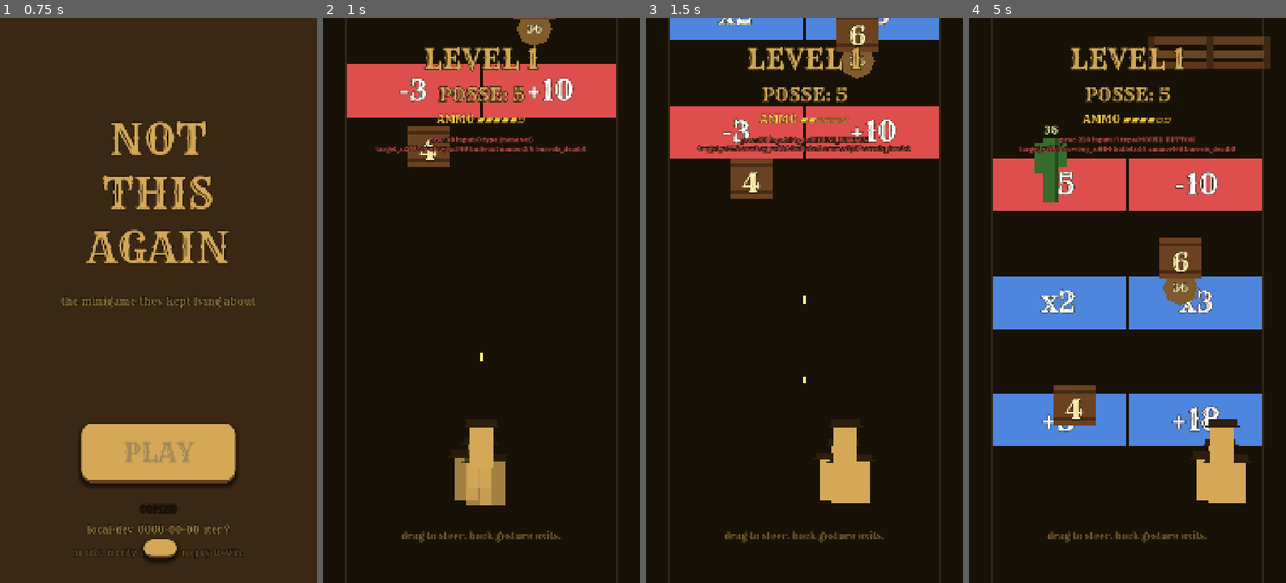
Above: before the commit, frames 1-4 (left to right).
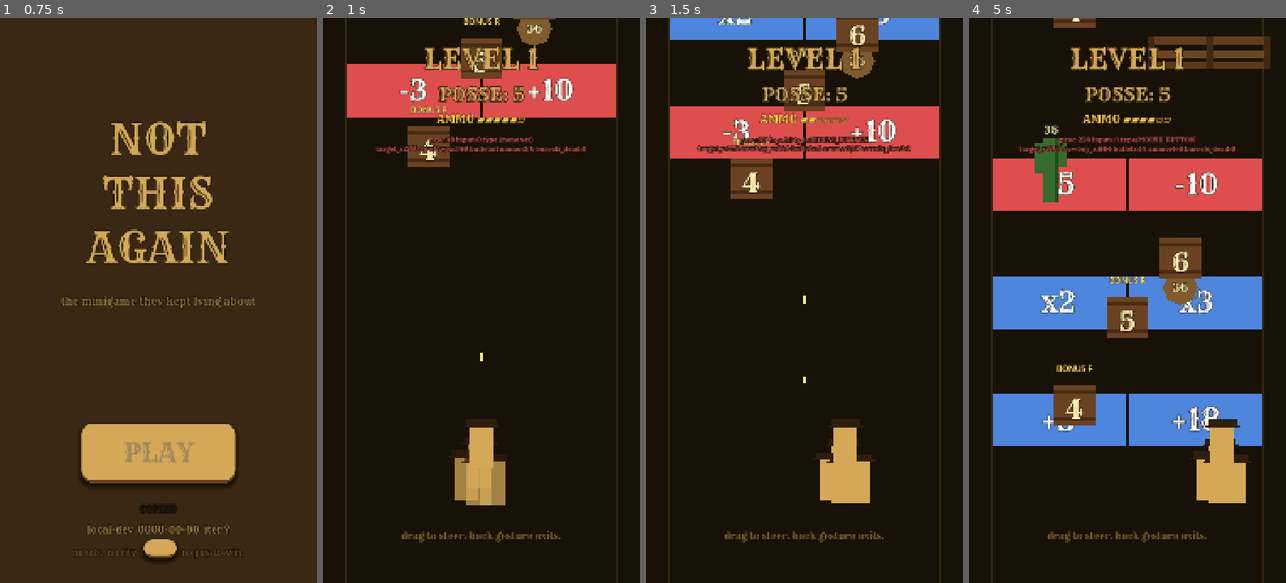
Above: after the commit, the same moments.

Repository: Joeputin100/Not_This_Again
Game: Godot game, scene res://scenes/main_menu.tscn
Two runs of this game, one before a commit and one after it. Both use one fixed random seed, a clock stepped at 60 frames per second and the inputs below.
Inputs (mouse positions are in pixels of both pictures, inside the frame that each line leads up to):
- Up to frame 1 (0.75 s): click "PLAY" at 0.5 s
- Up to frame 2 (1 s): no input
- Up to frame 3 (1.5 s): tap Enter at 1.25 s; move the mouse to (874, 272) at 1.27 s; hold Shift from 1.28 s (still down); click (874, 272) at 1.42 s
- Up to frame 4 (5 s): release Shift at 2 s; drag from (1064, 328) to (1111, 413) at 2.02 s; move the mouse to (1159, 176) at 2.77 s; tap Ctrl at 2.85 s; click (1159, 176) at 2.92 s; drag from (1111, 413) to (1032, 215) at 3.52 s; move the mouse to (1222, 385) at 4.27 s; tap Alt at 4.35 s; click (1222, 385) at 4.42 s

Frame 1 is identical in both runs. In frame 2, 0.8% of the frame differs, in the area x 27-57%, y 0-17%; in frame 3, 0.8%; in frame 4, 1.4%, in the area x 26-57%, y 0-63%.

Commit message:
iter 22b: power-up barrels + bonus drop + auto-equip + 31 tests
Power-up barrels carry a visible "BONUS X" indicator. When shot to
pieces they spawn a Bonus pickup that scrolls down with the level.
On cowboy contact the bonus auto-equips — no tap-to-take, the
strategic choice was made when the player decided to shoot the
barrel. Three initial bonus types:
  fast_fire   — gun.fire_interval *= 0.7 (30% faster)
  extra_dude  — posse_count += 2
  rifle       — swap to caliber-3, 900px range, slower-firing rifle
                (tradeoff weapon — not a strict upgrade)

Co-Authored-By: Claude Opus 4.7 <noreply@anthropic.com>

Diff:
--- /dev/null
+++ b/godot/scenes/bonus.tscn
@@ -0,0 +1,70 @@
+[gd_scene load_steps=3 format=3 uid="uid://b0nttg_bonus_001"]
+
+[ext_resource type="Script" path="res://scripts/bonus.gd" id="1_bonus"]
+[ext_resource type="Theme" path="res://assets/theme.tres" id="2_theme"]
+
+[node name="Bonus" type="Node2D"]
+script = ExtResource("1_bonus")
+
+[node name="Glow" type="ColorRect" parent="."]
+offset_left = -32.0
+offset_top = -32.0
+offset_right = 32.0
+offset_bottom = 32.0
+color = Color(1, 0.85, 0.3, 0.4)
+mouse_filter = 2
+
+[node name="Body" type="ColorRect" parent="."]
+offset_left = -25.0
+offset_top = -25.0
+offset_right = 25.0
+offset_bottom = 25.0
+color = Color(1, 0.92, 0.55, 1)
+mouse_filter = 2
+
+[node name="Border" type="ColorRect" parent="."]
+offset_left = -25.0
+offset_top = -25.0
+offset_right = 25.0
+offset_bottom = -21.0
+color = Color(0.35, 0.22, 0.08, 1)
+mouse_filter = 2
+
+[node name="BorderBottom" type="ColorRect" parent="."]
+offset_left = -25.0
+offset_top = 21.0
+offset_right = 25.0
+offset_bottom = 25.0
+color = Color(0.35, 0.22, 0.08, 1)
+mouse_filter = 2
+
+[node name="BorderLeft" type="ColorRect" parent="."]
+offset_left = -25.0
+offset_top = -25.0
+offset_right = -21.0
+offset_bottom = 25.0
+color = Color(0.35, 0.22, 0.08, 1)
+mouse_filter = 2
+
+[node name="BorderRight" type="ColorRect" parent="."]
+offset_left = 21.0
+offset_top = -25.0
+offset_right = 25.0
+offset_bottom = 25.0
+color = Color(0.35, 0.22, 0.08, 1)
+mouse_filter = 2
+
+[node name="Letter" type="Label" parent="."]
+offset_left = -25.0
+offset_top = -25.0
+offset_right = 25.0
+offset_bottom = 25.0
+theme = ExtResource("2_theme")
+theme_override_colors/font_color = Color(0.25, 0.13, 0.05, 1)
+theme_override_colors/font_outline_color = Color(1, 0.95, 0.7, 1)
+theme_override_constants/outline_size = 3
+theme_override_font_sizes/font_size = 32
+text = "?"
+horizontal_alignment = 1
+vertical_alignment = 1
+mouse_filter = 2
--- a/godot/scenes/level.tscn
+++ b/godot/scenes/level.tscn
@@ -55,15 +55,26 @@
 [node name="Barrel1" parent="." instance=ExtResource("4_barrel")]
 position = Vector2(360, 400)
 max_hp = 4
+bonus_type = "fast_fire"
 
 [node name="Tumbleweed1" parent="." instance=ExtResource("5_tw")]
 position = Vector2(720, 0)
 
+[node name="BarrelRifle" parent="." instance=ExtResource("4_barrel")]
+position = Vector2(540, 100)
+max_hp = 5
+bonus_type = "rifle"
+
 [node name="Cactus1" parent="." instance=ExtResource("6_cactus")]
 position = Vector2(280, -400)
 
 [node name="Barricade1" parent="." instance=ExtResource("7_barricade")]
 position = Vector2(820, -800)
+
+[node name="BarrelExtraDude" parent="." instance=ExtResource("4_barrel")]
+position = Vector2(360, -950)
+max_hp = 4
+bonus_type = "extra_dude"
 
 [node name="ChickenCoop1" parent="." instance=ExtResource("8_coop")]
 position = Vector2(540, -1100)
--- a/godot/scripts/barrel.gd
+++ b/godot/scripts/barrel.gd
@@ -3,11 +3,23 @@
 # A wooden barrel barricade — scrolls down toward the cowboy at scroll_speed,
 # takes max_hp shots before being destroyed. HP label on top updates per hit.
 # Added to "barrels" group so level.gd's collision pass can find it.
+#
+# Power-up variant: if bonus_type is set in the scene editor (or via
+# code), a small "BONUS" letter floats above the barrel and a Bonus
+# pickup is spawned at the barrel's position when it's shot to pieces.
+# The cowboy auto-equips on collision — no UI prompt. See bonus.gd.
 
 signal destroyed(barrel_x: float)
 
+const BonusScene = preload("res://scenes/bonus.tscn")
+const BonusScript = preload("res://scripts/bonus.gd")
+
 @export var max_hp: int = 4
 @export var scroll_speed: float = 220.0
+# Non-empty means this barrel carries a power-up. The Bonus spawned on
+# destruction inherits this string. Recognized values are defined in
+# level.gd's _equip_bonus(): "fast_fire", "extra_dude", "rifle".
+@export var bonus_type: String = ""
 
 const SIZE: Vector2 = Vector2(140, 140)
 
@@ -21,6 +33,12 @@
 	hp = max_hp
 	_refresh_hp_label()
 	add_to_group("barrels")
+	# If this is a power-up barrel, telegraph it with an indicator label
+	# above the barrel body so the player can decide BEFORE shooting
+	# whether they want what's inside. Genuine strategic choice — the
+	# core design intent for bonuses.
+	if bonus_type != "":
+		_add_bonus_indicator()
 
 func _process(delta: float) -> void:
 	if _destroyed:
@@ -43,6 +61,12 @@
 	if hp <= 0:
 		_destroyed = true
 		destroyed.emit(position.x)
+		# Spawn the bonus pickup BEFORE the destroy animation starts so
+		# the pickup inherits the live position. The animation tween
+		# scales/fades this node — by that point the bonus is already a
+		# sibling under the level and continues scrolling independently.
+		if bonus_type != "":
+			_spawn_bonus_drop()
 		_play_destroy_animation()
 		return true
 	return false
@@ -67,3 +91,34 @@
 		.set_trans(Tween.TRANS_BACK).set_ease(Tween.EASE_OUT)
 	await tween.finished
 	queue_free()
+
+# Adds a glowing "BONUS / <letter>" indicator floating just above the
+# barrel body. The letter is whatever bonus.gd::letter_for() returns for
+# this bonus_type, so the visual stays consistent with the dropped icon.
+func _add_bonus_indicator() -> void:
+	var label := Label.new()
+	label.text = "BONUS " + BonusScript.letter_for(bonus_type)
+	# Hover above the barrel (body top is at y=-70, leave a 30px gap).
+	label.position = Vector2(-90, -150)
+	label.size = Vector2(180, 50)
+	label.add_theme_font_size_override("font_size", 28)
+	label.add_theme_color_override("font_color", Color(1, 0.9, 0.45, 1))
+	label.add_theme_color_override("font_outline_color", Color(0.18, 0.1, 0.03, 1))
+	label.add_theme_constant_override("outline_size", 6)
+	label.horizontal_alignment = HORIZONTAL_ALIGNMENT_CENTER
+	label.vertical_alignment = VERTICAL_ALIGNMENT_CENTER
+	label.mouse_filter = Control.MOUSE_FILTER_IGNORE
+	add_child(label)
+
+# Instantiates a Bonus pickup at this barrel's position and parents it
+# to the level (the barrel's parent). The bonus inherits scrolling
+# behavior from bonus.gd and will despawn off-bottom or be auto-equipped
+# on cowboy contact (handled by level.gd's collision pass).
+func _spawn_bonus_drop() -> void:
+	var level := get_parent()
+	if not level:
+		return
+	var bonus := BonusScene.instantiate()
+	bonus.bonus_type = bonus_type
+	bonus.position = position
+	level.add_child(bonus)
--- /dev/null
+++ b/godot/scripts/bonus.gd
@@ -0,0 +1,54 @@
+extends Node2D
+
+# A bonus pickup dropped by a destroyed power-up barrel. Scrolls down at
+# SCROLL_SPEED until the cowboy collides with it, at which point the
+# level auto-equips the effect — NO tap-to-take prompt. The user's
+# explicit design intent: a calculated player choice (is this rifle
+# better than my six-shooter? do I want +2 dudes or do I trust my aim?).
+# Tap-to-take would have broken the pacing; auto-equip preserves it.
+#
+# bonus_type strings recognized by level.gd's _equip_bonus():
+#   "fast_fire"   — multiplies _gun.fire_interval by 0.7 (30% faster)
+#   "extra_dude"  — posse_count += 2
+#   "rifle"       — swap _gun to a slower, longer-range, harder-hitting Rifle
+#
+# Joins the "bonuses" group so level.gd's collision pass can find it.
+
+signal equipped(type: String)
+
+const SCROLL_SPEED: float = 220.0  # match barrels / obstacles
+const SIZE: Vector2 = Vector2(50, 50)
+const DESPAWN_Y: float = 2200.0
+
+@export var bonus_type: String = ""
+
+func _ready() -> void:
+	add_to_group("bonuses")
+	# Update the icon letter to match this bonus's type. The scene's
+	# default text is "?" so an uninitialized bonus is visually obvious.
+	var letter: Label = get_node_or_null("Letter") as Label
+	if letter:
+		letter.text = letter_for(bonus_type)
+
+# Public so tests + scene editor can preview the mapping. Each bonus
+# type gets a one- or two-glyph hint icon.
+static func letter_for(type: String) -> String:
+	match type:
+		"fast_fire": return "F"
+		"extra_dude": return "+D"
+		"rifle": return "R"
+		_: return "?"
+
+func _process(delta: float) -> void:
+	position.y += SCROLL_SPEED * delta
+	# Safety net: a bonus the cowboy missed scrolls off the bottom.
+	if position.y > DESPAWN_Y:
+		queue_free()
+
+# Called by the level's collision pass when the cowboy touches this
+# bonus. Emits the equipped() signal so test code (and future listeners)
+# can observe the equip event, then queue_frees so the same bonus can't
+# fire twice.
+func equip() -> void:
+	equipped.emit(bonus_type)
+	queue_free()
--- a/godot/scripts/level.gd
+++ b/godot/scripts/level.gd
@@ -22,6 +22,7 @@
 const GunScript = preload("res://scripts/gun.gd")
 const GunStateScript = preload("res://scripts/gun_state.gd")
 const PosseRendererScript = preload("res://scripts/posse_renderer.gd")
+const BonusScript = preload("res://scripts/bonus.gd")
 
 const FOLLOW_SPEED: float = 12.0
 const STARTING_POSSE: int = 5
@@ -169,6 +170,8 @@
 	_resolve_obstacle_cowboy_collisions("barricades", BarricadeScript.SIZE)
 	# chicken_coops and chickens have get_cowboy_damage() == 0, so we
 	# skip them in the cowboy-collision pass (no point processing).
+	# Bonuses are auto-equipped on cowboy contact (no tap-to-take prompt).
+	_resolve_bonus_cowboy_collisions()
 
 	_refresh_ammo_label()
 	# Diagnostic — fallback to get_node in case @onready ref is stale.
@@ -298,7 +301,72 @@
 			_pulse_posse_label()
 			shake.add_trauma(0.65)
 			# Force-destroy the barrel (overkill so take_damage returns true).
+			# Note: this still triggers the bonus-spawn path in barrel.gd, so
+			# the player can recover a power-up even if the barrel rams them.
 			barrel.take_damage(barrel.hp)
+
+func _resolve_bonus_cowboy_collisions() -> void:
+	# Bonuses auto-equip on cowboy contact — no tap-to-take prompt.
+	# Design intent: the choice was made when the player shot (or didn't
+	# shoot) the power-up barrel. Walking into the dropped icon is just
+	# the follow-through. Adding a confirm tap here would break pacing.
+	for bonus in get_tree().get_nodes_in_group("bonuses"):
+		if not Collision2D.rects_overlap(
+				bonus.position, BonusScript.SIZE,
+				cowboy.position, COWBOY_SIZE):
+			continue
+		# Wire up the signal just-in-time so the test suite can observe
+		# equipped() firing without the level having to pre-scan for
+		# every spawned bonus. bonus.equip() emits then queue_frees.
+		if not bonus.equipped.is_connected(_on_bonus_equipped):
+			bonus.equipped.connect(_on_bonus_equipped)
+		bonus.equip()
+
+func _on_bonus_equipped(type: String) -> void:
+	# Bridge from the bonus's signal to our actual stat-mutation logic.
+	# Keeping the dispatch in _equip_bonus means tests can call it
+	# directly without spinning up a Bonus node.
+	_equip_bonus(type)
+
+# Applies the effect of a bonus to the player's run. Each branch is a
+# permanent (run-local) change — no buff timers, no decay. The player
+# accepted these effects when they chose to shoot the power-up barrel.
+func _equip_bonus(type: String) -> void:
+	match type:
+		"fast_fire":
+			# 30% faster fire rate. Multiplicative so stacking pickups
+			# compound — but the gun resource is the SAME instance the
+			# GunState reads on every fire, so the change applies on the
+			# very next shot.
+			_gun.fire_interval *= 0.7
+			DebugLog.add("bonus equipped: fast_fire → fire_interval=%.3f" % _gun.fire_interval)
+		"extra_dude":
+			# +2 posse members. posse_count setter clamps to >= 1 and
+			# refreshes the on-screen label.
+			posse_count += 2
+			_pulse_posse_label()
+			DebugLog.add("bonus equipped: extra_dude → posse_count=%d" % posse_count)
+		"rifle":
+			# Tradeoff weapon: caliber 3 (triple damage), 900px range
+			# (50% longer), but only 4 rounds, 1.3s reload, 0.30s
+			# fire_interval (slower). Genuine player choice — not a
+			# strict upgrade. Construct in code; .tres-based gun library
+			# arrives in a later iter.
+			var rifle: Resource = GunScript.new()
+			rifle.display_name = "Rifle"
+			rifle.caliber = 3
+			rifle.range_px = 900.0
+			rifle.fire_interval = 0.30
+			rifle.clip_size = 4
+			rifle.reload_time = 1.3
+			_gun = rifle
+			# Reset gun state so the new clip is full immediately. The
+			# old state's cooldown/reload are intentionally discarded —
+			# picking up a rifle shouldn't carry over a half-reload.
+			_gun_state = GunStateScript.new(_gun)
+			DebugLog.add("bonus equipped: rifle → caliber=%d range=%.0f" % [_gun.caliber, _gun.range_px])
+		_:
+			DebugLog.add("bonus equipped: UNKNOWN type=%s" % type)
 
 func _input(event: InputEvent) -> void:
 	# Track ALL inputs to verify _input is being called at all, not just
--- /dev/null
+++ b/godot/test/test_barrel_bonus.gd
@@ -0,0 +1,127 @@
+extends GutTest
+
+# Verifies barrels with bonus_type drop a Bonus on destruction, and
+# barrels WITHOUT bonus_type don't pollute the level with bonuses.
+
+const BarrelScene = preload("res://scenes/barrel.tscn")
+
+var parent: Node2D
+var barrel: Node2D
+
+func before_each():
+	# Need a parent node so the barrel's _spawn_bonus_drop() has somewhere
+	# to add the bonus as a sibling. Using a fresh Node2D per test keeps
+	# bonus counts isolated.
+	parent = Node2D.new()
+	add_child_autofree(parent)
+	barrel = BarrelScene.instantiate()
+	parent.add_child(barrel)
+	await get_tree().process_frame
+
+# ---------- bonus_type plumbing on the barrel ----------
+
+func test_bonus_type_defaults_empty():
+	assert_eq(barrel.bonus_type, "",
+		"plain barrel should default to no bonus")
+
+func test_bonus_type_can_be_set():
+	barrel.bonus_type = "fast_fire"
+	assert_eq(barrel.bonus_type, "fast_fire")
+
+func test_bonus_indicator_added_when_bonus_type_set():
+	# Fresh barrel with bonus_type — _ready should add a "BONUS X" label.
+	# We can't check by name (anonymous Label), so count Label children
+	# that aren't the built-in HpLabel.
+	var bb := BarrelScene.instantiate()
+	bb.bonus_type = "fast_fire"
+	parent.add_child(bb)
+	await get_tree().process_frame
+	var extra_labels := 0
+	for c in bb.get_children():
+		if c is Label and c.name != "HpLabel":
+			extra_labels += 1
+	assert_gt(extra_labels, 0,
+		"power-up barrel should add a BONUS indicator label")
+
+func test_no_bonus_indicator_when_bonus_type_empty():
+	# Plain barrel — no extra labels beyond HpLabel.
+	var extra_labels := 0
+	for c in barrel.get_children():
+		if c is Label and c.name != "HpLabel":
+			extra_labels += 1
+	assert_eq(extra_labels, 0,
+		"plain barrel should have no extra labels")
+
+# ---------- bonus spawn on destruction ----------
+
+func test_destroy_spawns_bonus_when_bonus_type_set():
+	barrel.bonus_type = "fast_fire"
+	barrel.position = Vector2(300, 500)
+	# Destroy via overkill — take_damage returns true, _destroyed=true,
+	# bonus spawns BEFORE the destroy animation starts.
+	var before := get_tree().get_nodes_in_group("bonuses").size()
+	barrel.take_damage(barrel.max_hp + 10)
+	await get_tree().process_frame
+	var after := get_tree().get_nodes_in_group("bonuses").size()
+	assert_eq(after - before, 1,
+		"destroying a power-up barrel should spawn exactly 1 bonus")
+
+func test_destroyed_bonus_inherits_position():
+	barrel.bonus_type = "rifle"
+	barrel.position = Vector2(700, 250)
+	barrel.take_damage(barrel.max_hp + 10)
+	await get_tree().process_frame
+	# Find the bonus in the parent (it's a sibling of the barrel).
+	var found: Node2D = null
+	for c in parent.get_children():
+		if c.is_in_group("bonuses"):
+			found = c
+			break
+	assert_not_null(found, "bonus should be parented to barrel's parent")
+	if found:
+		# Bonus may have ticked one frame of _process by now — allow some
+		# slack on Y but X should be exact.
+		assert_eq(found.position.x, 700.0,
+			"bonus x should match barrel x")
+		assert_almost_eq(found.position.y, 250.0, 30.0,
+			"bonus y should start at barrel y (allowing one scroll tick)")
+
+func test_destroyed_bonus_inherits_type():
+	barrel.bonus_type = "rifle"
+	barrel.take_damage(barrel.max_hp + 10)
+	await get_tree().process_frame
+	var found: Node2D = null
+	for c in parent.get_children():
+		if c.is_in_group("bonuses"):
+			found = c
+			break
+	assert_not_null(found)
+	if found:
+		assert_eq(found.bonus_type, "rifle",
+			"spawned bonus should carry barrel's bonus_type")
+
+# ---------- no bonus spawn for plain barrels ----------
+
+func test_destroy_plain_barrel_spawns_no_bonus():
+	# Default bonus_type="" — destroying this barrel should add ZERO
+	# bonuses to the parent / "bonuses" group.
+	assert_eq(barrel.bonus_type, "",
+		"precondition: barrel has no bonus_type")
+	var before := get_tree().get_nodes_in_group("bonuses").size()
+	barrel.take_damage(barrel.max_hp + 10)
+	await get_tree().process_frame
+	var after := get_tree().get_nodes_in_group("bonuses").size()
+	assert_eq(after, before,
+		"destroying a plain barrel should NOT spawn a bonus")
+
+# ---------- partial-damage path doesn't pre-spawn ----------
+
+func test_partial_damage_does_not_spawn_bonus():
+	barrel.bonus_type = "fast_fire"
+	# Hit it once — still alive, no destruction, no spawn.
+	var before := get_tree().get_nodes_in_group("bonuses").size()
+	barrel.take_damage(1)
+	await get_tree().process_frame
+	var after := get_tree().get_nodes_in_group("bonuses").size()
+	assert_eq(after, before,
+		"non-fatal hit should NOT spawn a bonus")
--- /dev/null
+++ b/godot/test/test_bonus.gd
@@ -0,0 +1,64 @@
+extends GutTest
+
+const BonusScene = preload("res://scenes/bonus.tscn")
+const BonusScript = preload("res://scripts/bonus.gd")
+
+var bonus: Node2D
+
+func before_each():
+	bonus = BonusScene.instantiate()
+	add_child_autofree(bonus)
+	await get_tree().process_frame
+
+# ---------- group membership ----------
+
+func test_added_to_bonuses_group():
+	assert_true(bonus.is_in_group("bonuses"),
+		"bonus should add itself to 'bonuses' group on _ready")
+
+# ---------- scrolling behavior ----------
+
+func test_process_scrolls_down():
+	bonus.position = Vector2(540, 200)
+	var initial_y := bonus.position.y
+	bonus._process(0.1)
+	# SCROLL_SPEED=220 * 0.1 = 22px downward.
+	assert_almost_eq(bonus.position.y, initial_y + 22.0, 0.01,
+		"bonus should move down at SCROLL_SPEED * delta")
+
+func test_process_does_not_move_x():
+	bonus.position = Vector2(300, 200)
+	bonus._process(0.1)
+	assert_eq(bonus.position.x, 300.0,
+		"bonus should only scroll on Y axis, not X")
+
+func test_scroll_speed_matches_obstacles():
+	# Bonus should scroll at the same speed as barrels/obstacles (220).
+	# If these drift apart, bonuses won't visually track their parent
+	# barrel's spawn point.
+	assert_eq(BonusScript.SCROLL_SPEED, 220.0,
+		"bonus scroll speed should match obstacle scroll speed")
+
+func test_size_constant_is_vector2():
+	# Used by level.gd's collision pass against COWBOY_SIZE.
+	assert_typeof(BonusScript.SIZE, TYPE_VECTOR2)
+	assert_gt(BonusScript.SIZE.x, 0.0)
+	assert_gt(BonusScript.SIZE.y, 0.0)
+
+# ---------- bonus_type plumbing ----------
+
+func test_default_bonus_type_empty():
+	# A fresh-instantiated bonus has no type until barrel sets it.
+	assert_eq(bonus.bonus_type, "",
+		"new bonus should start with empty bonus_type")
+
+func test_letter_for_known_types():
+	# letter_for() drives the icon. All three documented types should
+	# return a non-? glyph.
+	assert_eq(BonusScript.letter_for("fast_fire"), "F")
+	assert_eq(BonusScript.letter_for("extra_dude"), "+D")
+	assert_eq(BonusScript.letter_for("rifle"), "R")
+
+func test_letter_for_unknown_type():
+	assert_eq(BonusScript.letter_for("missing"), "?",
+		"unknown bonus types should show ? so bugs are visible")
--- /dev/null
+++ b/godot/test/test_bonus_equipped_signal.gd
@@ -0,0 +1,57 @@
+extends GutTest
+
+# Verifies the Bonus.equipped(type) signal contract — emitted by
+# bonus.equip(), with the bonus_type string as the argument, and the
+# bonus queue_frees itself afterwards so a single bonus can't be
+# equipped twice.
+
+const BonusScene = preload("res://scenes/bonus.tscn")
+
+var bonus: Node2D
+
+func before_each():
+	bonus = BonusScene.instantiate()
+	# add_child_autofree is safe even when equip() queue_frees early —
+	# Godot's queue_free is idempotent on already-queued nodes.
+	add_child_autofree(bonus)
+	await get_tree().process_frame
+
+# ---------- signal emission ----------
+
+func test_equip_emits_equipped_signal():
+	bonus.bonus_type = "fast_fire"
+	watch_signals(bonus)
+	bonus.equip()
+	assert_signal_emitted(bonus, "equipped",
+		"equip() should emit equipped()")
+
+func test_equip_emits_with_bonus_type_param():
+	bonus.bonus_type = "rifle"
+	watch_signals(bonus)
+	bonus.equip()
+	assert_signal_emitted_with_parameters(bonus, "equipped", ["rifle"],
+		"equipped() should carry the bonus_type string")
+
+func test_equip_emits_extra_dude_type():
+	bonus.bonus_type = "extra_dude"
+	watch_signals(bonus)
+	bonus.equip()
+	assert_signal_emitted_with_parameters(bonus, "equipped", ["extra_dude"])
+
+func test_equip_emits_empty_type_for_uninitialized_bonus():
+	# A bonus without a type still emits — the listener will treat it as
+	# unknown and log. We just verify the signal fires with the empty
+	# string, not that the level reacts to it.
+	watch_signals(bonus)
+	bonus.equip()
+	assert_signal_emitted_with_parameters(bonus, "equipped", [""])
+
+# ---------- queue_free behavior ----------
+
+func test_equip_queues_bonus_for_free():
+	bonus.bonus_type = "fast_fire"
+	bonus.equip()
+	# queue_free() flags the node — is_queued_for_deletion goes true
+	# immediately, the actual free happens after this frame.
+	assert_true(bonus.is_queued_for_deletion(),
+		"equip() should queue the bonus for deletion")
--- /dev/null
+++ b/godot/test/test_level_bonus_equip.gd
@@ -0,0 +1,108 @@
+extends GutTest
+
+# Verifies level.gd's _equip_bonus() handler applies each bonus effect
+# correctly. We exercise the dispatch directly without spawning Bonus
+# nodes — those are tested separately (test_bonus.gd, test_barrel_bonus.gd).
+# Together they cover the full pipeline: bonus emits → level dispatches →
+# stat mutates.
+
+const LevelScene = preload("res://scenes/level.tscn")
+
+var level: Node = null
+
+func before_each():
+	level = LevelScene.instantiate()
+	add_child_autofree(level)
+	# Two frames so @onready vars resolve and _ready completes.
+	await get_tree().process_frame
+	await get_tree().process_frame
+
+# ---------- fast_fire ----------
+
+func test_fast_fire_reduces_fire_interval_30_pct():
+	var before: float = level._gun.fire_interval
+	level._equip_bonus("fast_fire")
+	# 30% faster → multiplied by 0.7.
+	assert_almost_eq(level._gun.fire_interval, before * 0.7, 0.0001,
+		"fast_fire should multiply fire_interval by 0.7")
+
+func test_fast_fire_stacks_multiplicatively():
+	var before: float = level._gun.fire_interval
+	level._equip_bonus("fast_fire")
+	level._equip_bonus("fast_fire")
+	assert_almost_eq(level._gun.fire_interval, before * 0.7 * 0.7, 0.0001,
+		"two fast_fire pickups should compound to 0.49 of original")
+
+# ---------- extra_dude ----------
+
+func test_extra_dude_adds_two_to_posse():
+	var before: int = level.posse_count
+	level._equip_bonus("extra_dude")
+	assert_eq(level.posse_count, before + 2,
+		"extra_dude should add 2 to posse_count")
+
+func test_extra_dude_multiple_stacks_linearly():
+	var before: int = level.posse_count
+	level._equip_bonus("extra_dude")
+	level._equip_bonus("extra_dude")
+	level._equip_bonus("extra_dude")
+	assert_eq(level.posse_count, before + 6,
+		"three extra_dude pickups should add 6 dudes total")
+
+# ---------- rifle ----------
+
+func test_rifle_swaps_gun_to_rifle_stats():
+	level._equip_bonus("rifle")
+	assert_eq(level._gun.display_name, "Rifle")
+	assert_eq(level._gun.caliber, 3,
+		"rifle has triple-damage rounds")
+	assert_eq(level._gun.range_px, 900.0,
+		"rifle reaches 50% further than six-shooter")
+	assert_almost_eq(level._gun.fire_interval, 0.30, 0.0001,
+		"rifle is slower — 0.30s between shots (tradeoff)")
+	assert_eq(level._gun.clip_size, 4,
+		"rifle clip is small — 4 rounds")
+	assert_almost_eq(level._gun.reload_time, 1.3, 0.0001,
+		"rifle reload is longer than six-shooter")
+
+func test_rifle_resets_gun_state():
+	# Drain a few shots, then pick up rifle — new gun state should be
+	# full-clip and not-reloading regardless of prior state.
+	for i in 4:
+		level._gun_state.fire()
+	level._equip_bonus("rifle")
+	assert_eq(level._gun_state.ammo(), 4,
+		"after rifle pickup, ammo should be at rifle clip_size")
+	assert_false(level._gun_state.is_reloading(),
+		"new gun state should not be mid-reload")
+
+func test_rifle_state_uses_new_gun():
+	level._equip_bonus("rifle")
+	# Reach into _gun_state.gun to verify the references are aligned —
+	# if the state still pointed at the six-shooter, fires would mismatch
+	# the displayed clip.
+	assert_eq(level._gun_state.gun, level._gun,
+		"_gun_state should reference the new rifle resource")
+
+# ---------- unknown type ----------
+
+func test_unknown_type_does_not_mutate_stats():
+	var before_fi: float = level._gun.fire_interval
+	var before_posse: int = level.posse_count
+	var before_gun: Resource = level._gun
+	level._equip_bonus("nonexistent_type")
+	assert_eq(level._gun.fire_interval, before_fi)
+	assert_eq(level.posse_count, before_posse)
+	assert_eq(level._gun, before_gun,
+		"unknown type should not swap the gun")
+
+# ---------- signal bridge ----------
+
+func test_on_bonus_equipped_routes_to_equip_bonus():
+	# _on_bonus_equipped is the signal handler — it just forwards to
+	# _equip_bonus. Verifying the handler exists and dispatches by
+	# calling it directly with a known type and checking the side effect.
+	var before: int = level.posse_count
+	level._on_bonus_equipped("extra_dude")
+	assert_eq(level.posse_count, before + 2,
+		"_on_bonus_equipped should route to _equip_bonus")
